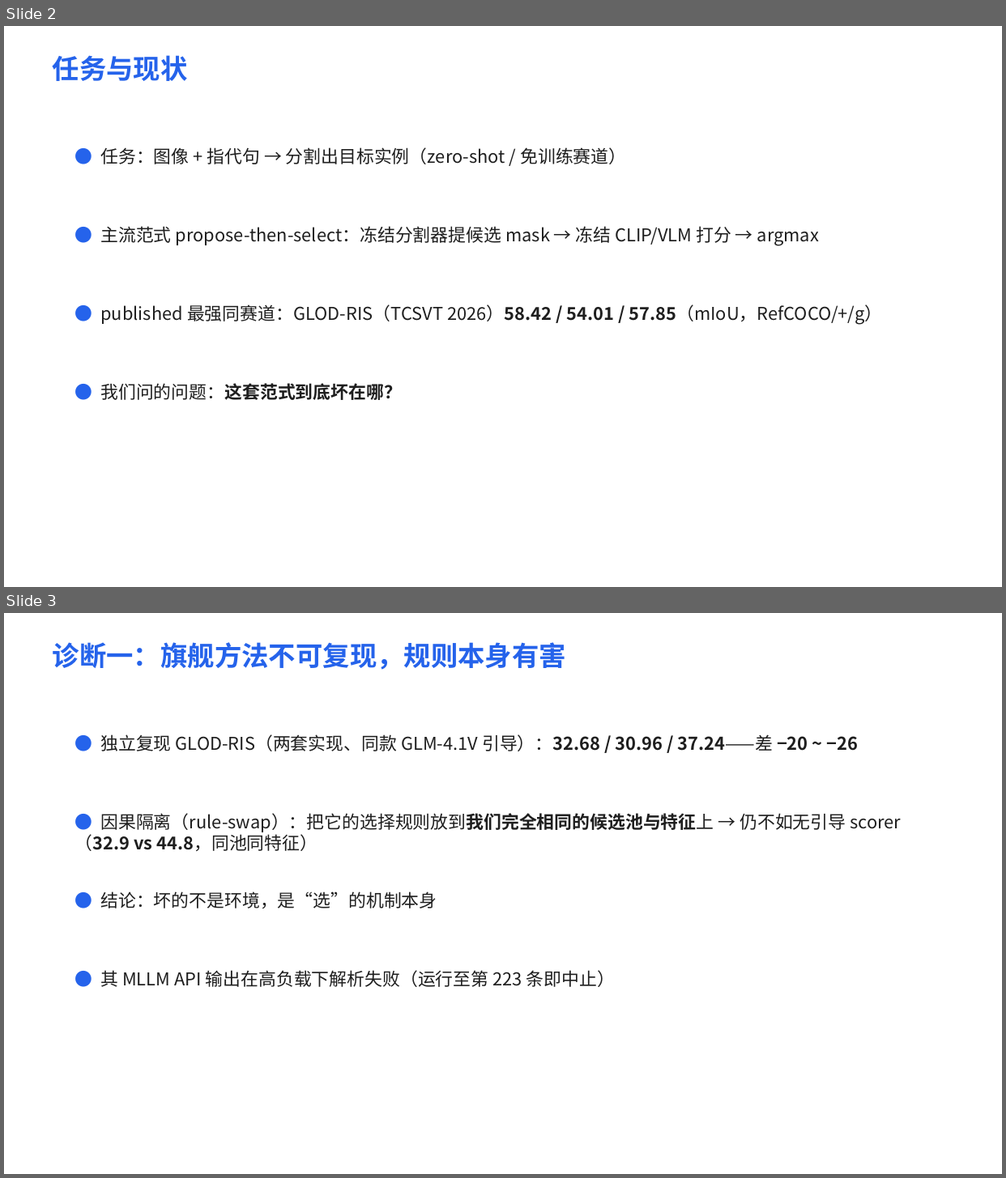
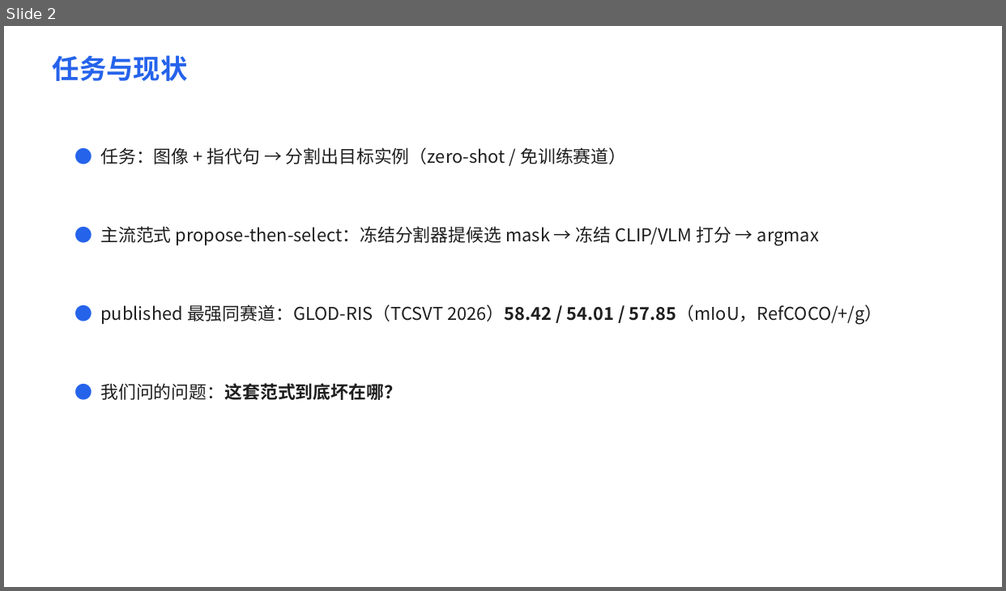
Before and after one commit to lehengzhangJacob/ris_zeroshot_sota, a slide deck: slides/presentation.pptx. Shown one above the other, each under a label of ours: slides 2 and 3 before the commit, slide 2 after it. The pictures are 1006x1178 and 1006x591 pixels, drawn with LibreOffice and Linux fonts; fonts in the diff are those of the drawing. Boxes give left, top, right and bottom in pixels: in the first picture for what was removed or moved away, otherwise in the second. Text is boxed around its words. In the diff, an @@ line names an element or a change of style, - is before the commit and + after.

```diff
--- a/slides/presentation.pptx
+++ b/slides/presentation.pptx
@@ slide 3 removed at <box>4,613,1002,1174</box>, background #FFFFFF @@
@@ text removed at <box>53,642,566,670</box> @@
-诊断一：旗舰方法不可复现，规则本身有害
@@ text removed at <box>100,735,859,752</box> @@
-● 独立复现 GLOD-RIS（两套实现、同款 GLM-4.1V 引导）：32.68 / 30.96 / 37.24——差 −20 ~ −26
@@ text removed at <box>75,813,901,851</box> @@
-● 因果隔离（rule-swap）：把它的选择规则放到我们完全相同的候选池与特征上 → 仍不如无引导 scorer（32.9 vs 44.8，同池同特征）
@@ text removed at <box>100,892,437,909</box> @@
-● 结论：坏的不是环境，是“选”的机制本身
@@ text removed at <box>100,970,615,987</box> @@
-● 其 MLLM API 输出在高负载下解析失败（运行至第 223 条即中止）
```
Also in this commit, not shown: 2 slides changed, 27 other files.
